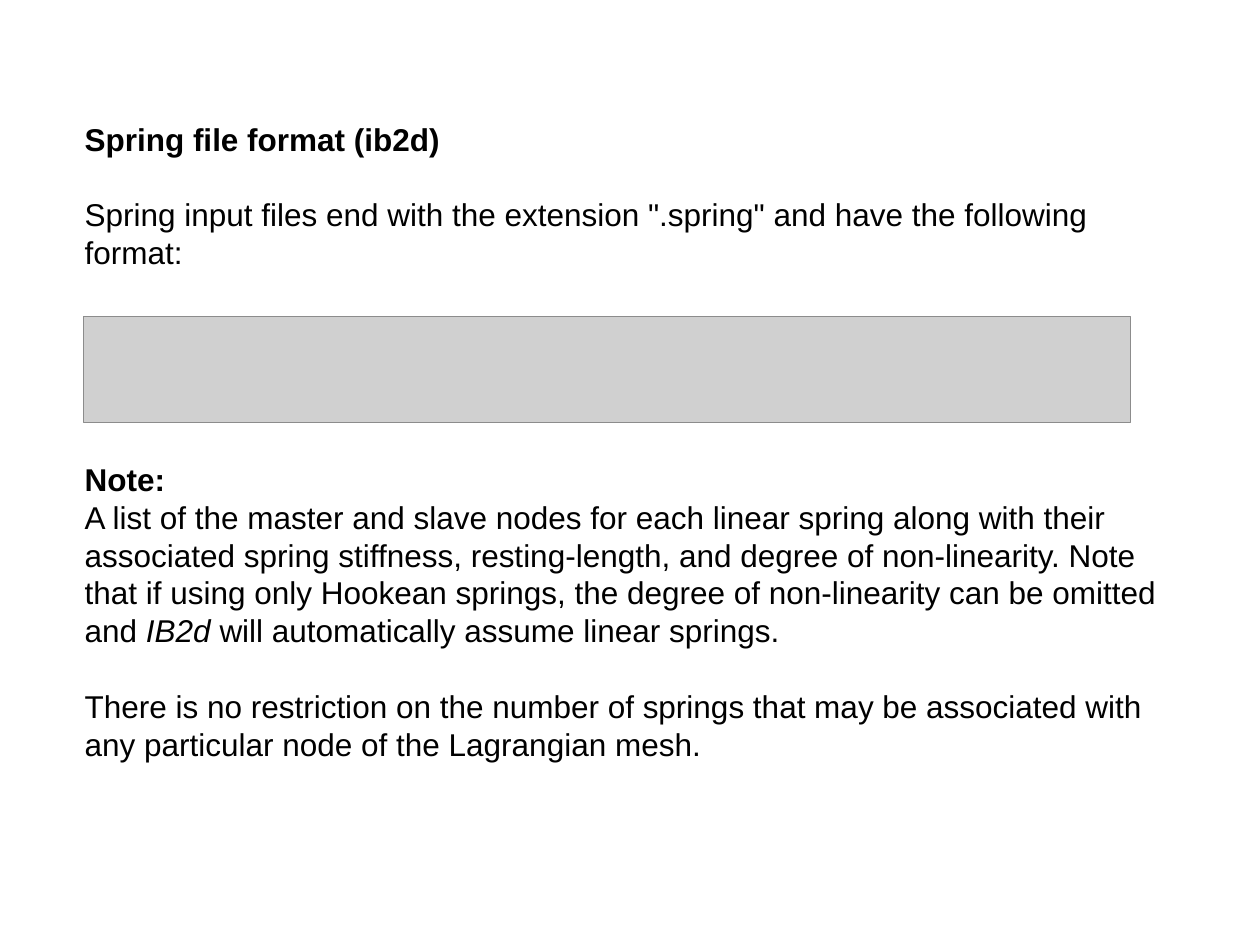
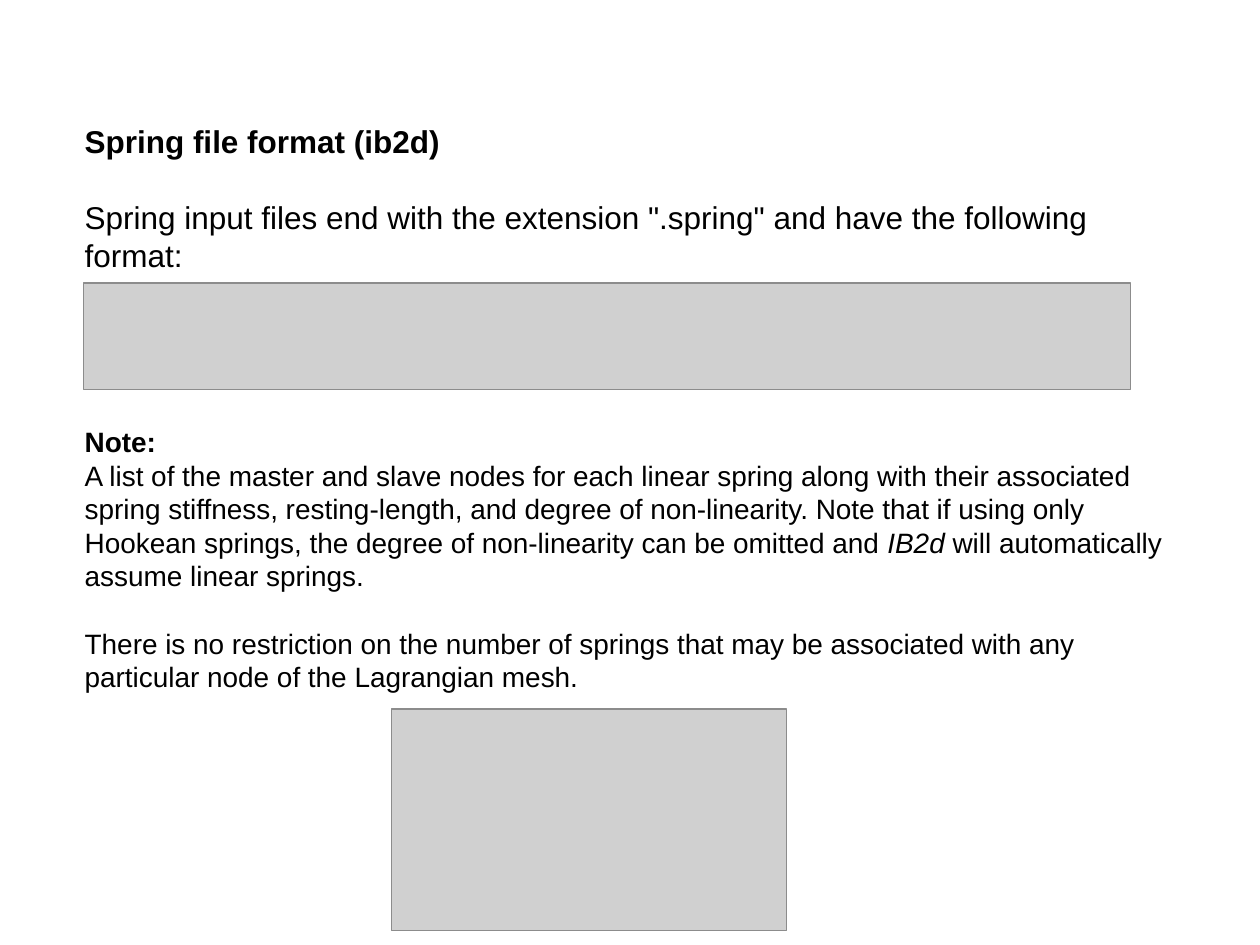
Before and after one commit to fairyflies9/IBAMR-Tutorials, a slide deck: slide 8 of UA Tutorials/Lecture2-InputFiles-Ib2d-IBAMR.pptx. Drawn at 1260x945 pixels with LibreOffice and Linux fonts; fonts in the diff are those of the drawing; grey boxes stand for pictures. Boxes give left, top, right and bottom in pixels: in the first picture for what was removed or moved away, otherwise in the second. Text is boxed around its words. In the diff, an @@ line names an element or a change of style, - is before the commit and + after.

```diff
--- a/UA Tutorials/Lecture2-InputFiles-Ib2d-IBAMR.pptx
+++ b/UA Tutorials/Lecture2-InputFiles-Ib2d-IBAMR.pptx
@@ picture: place and size @@
-picture at box(83, 316, 1130, 422)
+picture at box(83, 284, 1130, 389)
@@ text at box(85, 432, 1162, 692): size 18 to 16 pt in "Note:", "A list of the master and slave ...", "There is no restriction on the number ..." @@
@@ picture added at box(392, 709, 788, 931) @@
```
Also in this commit, not shown: 2 other slides changed.
